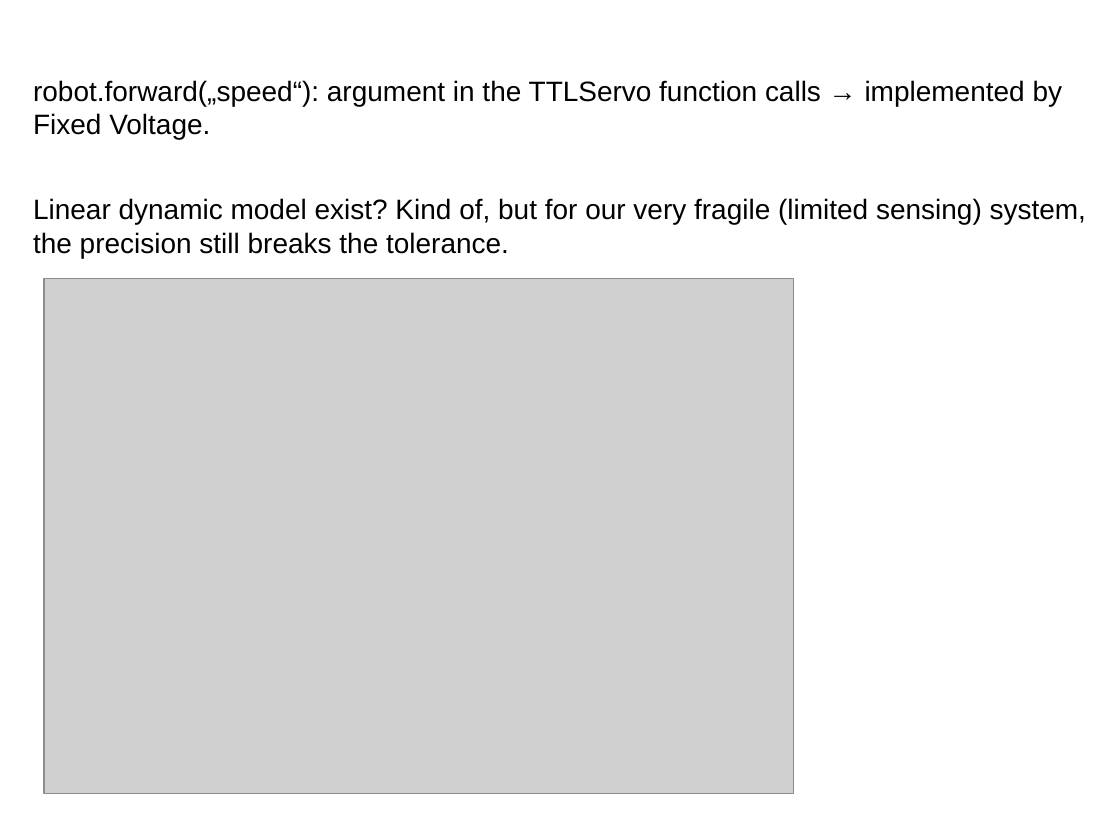
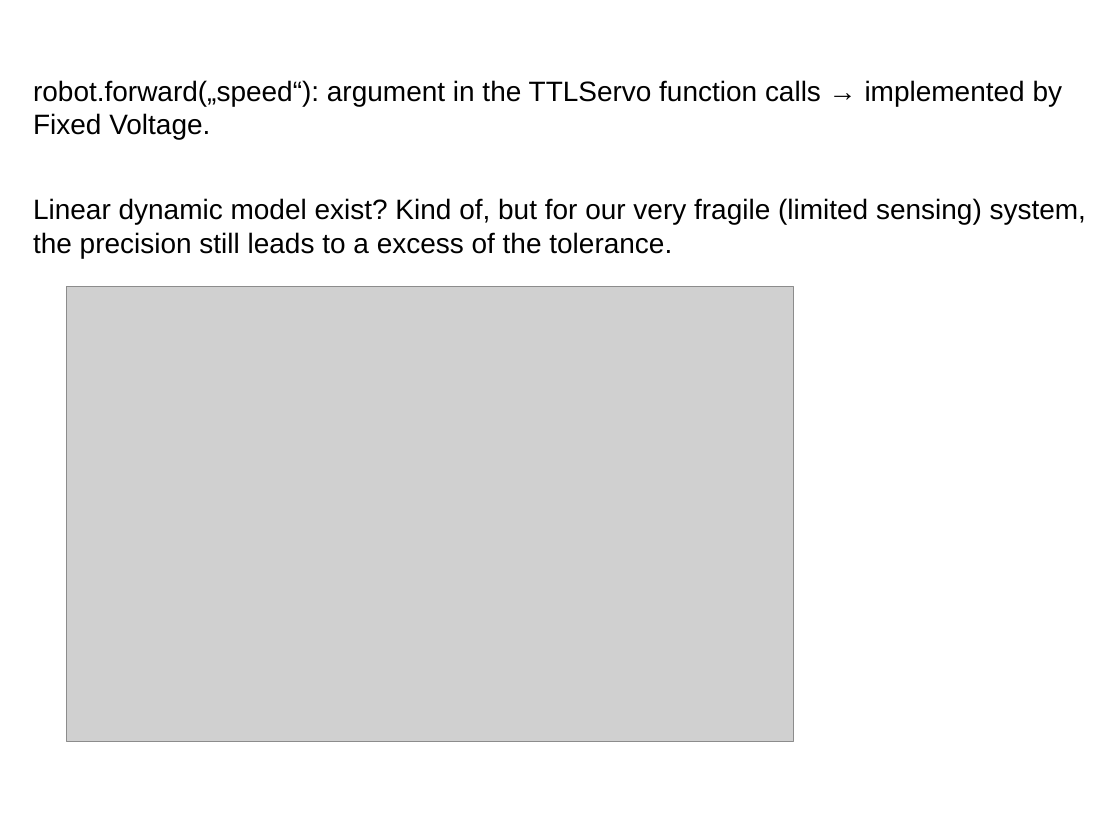
Before and after one commit to kamkanev/Self-Propelled-Arm-System, a slide deck: slide 14 of submission/SPAS_presentation_final.pptx. Drawn at 1120x840 pixels with LibreOffice and Linux fonts; fonts in the diff are those of the drawing; grey boxes stand for pictures; background and template pictures are left out. Boxes give left, top, right and bottom in pixels: in the first picture for what was removed or moved away, otherwise in the second. Text is boxed around its words. In the diff, an @@ line names an element or a change of style, - is before the commit and + after.

```diff
--- a/submission/SPAS_presentation_final.pptx
+++ b/submission/SPAS_presentation_final.pptx
@@ text at box(33, 232, 672, 258): text changed @@
-the precision still breaks the tolerance.
+the precision still leads to a excess of the tolerance.
@@ picture: place and size @@
-picture at box(44, 279, 793, 794)
+picture at box(66, 287, 794, 741)
```
Also in this commit, not shown: 4 other slides changed, 1 slide added, 1 slide removed, 1 other file.
